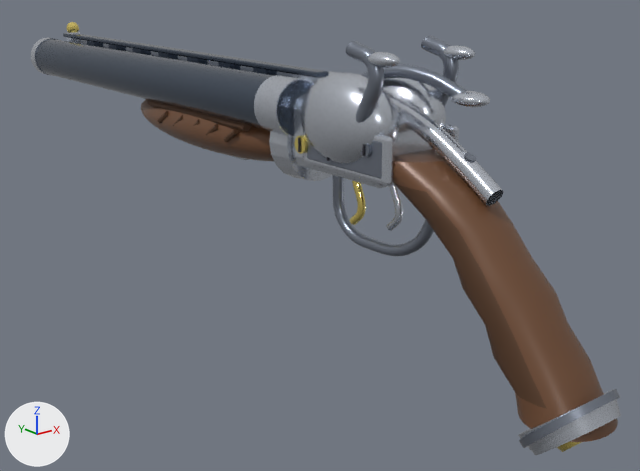
The glTF model assets/models/weapon_shotgun_90s.glb: old version first, new version second.
Rendered twice from a 50 mm camera at (-0.335, -0.324, 0.109) aimed at (0.029, 0.132, -0.073). Lighting does not change. The marker at lower left points along +X, +Y and +Z. The first picture is the older version.

Names of what the first picture shows: 'ErgonomicWalnutGrip'.
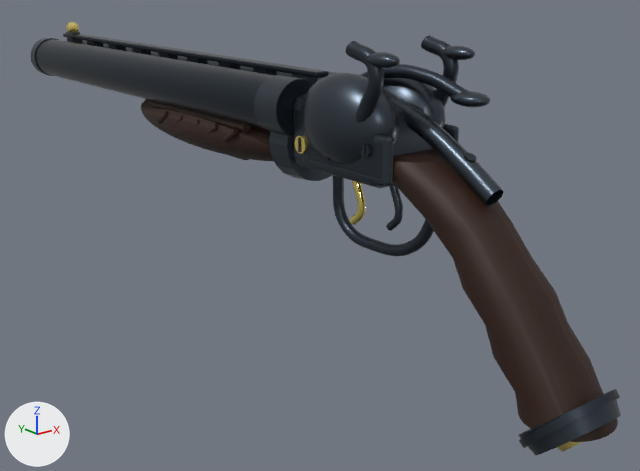
Location of each change, [x1, y1, x2, y2] in pixels of the pictures (640 x 471 px):
'ErgonomicWalnutGrip', surface changed, recoloured (darker): [31, 27, 621, 455] in both

What changed in the scene script:
```text
Add img_walnut_veneer_rough_1k:
    img_walnut_veneer_rough_1k = load_image('walnut_veneer_rough_1k', '_unpacked/walnut_veneer_rough_1k', 1024, 1024, 'Non-Color')
Add img_oiled_walnut_veneer:
    img_oiled_walnut_veneer = load_image('Oiled walnut veneer', '_unpacked/Oiled_walnut_veneer', 1024, 1024, 'sRGB')
Change mat_darkwalnut:
    remove # nodes: BsdfPrincipled, OutputMaterial
    remove # colours: brown #6f4c34
    nodes: BsdfPrincipled, Math, OutputMaterial, SeparateColor, TexImage x2
    uses the picture img_oiled_walnut_veneer
    uses the picture img_walnut_veneer_rough_1k
Change mat_receiversteel:
    mat_receiversteel.base_color: (0.64, 0.68, 0.75) -> (0.065, 0.082, 0.103)  # light grey #d1d7e1 -> greyish blue #48515a
    mat_receiversteel.roughness: 0.22 -> 0.34
Change mat_darksteeltrim:
    mat_darksteeltrim.base_color: (0.25, 0.28, 0.34) -> (0.043, 0.055, 0.072)  # grey #89909e -> greyish blue #3a424c
Change mat_bluedsteel:
    mat_bluedsteel.base_color: (0.11, 0.14, 0.19) -> (0.032, 0.045, 0.061)  # greyish blue #5d6979 -> dark blue #323c46
```
